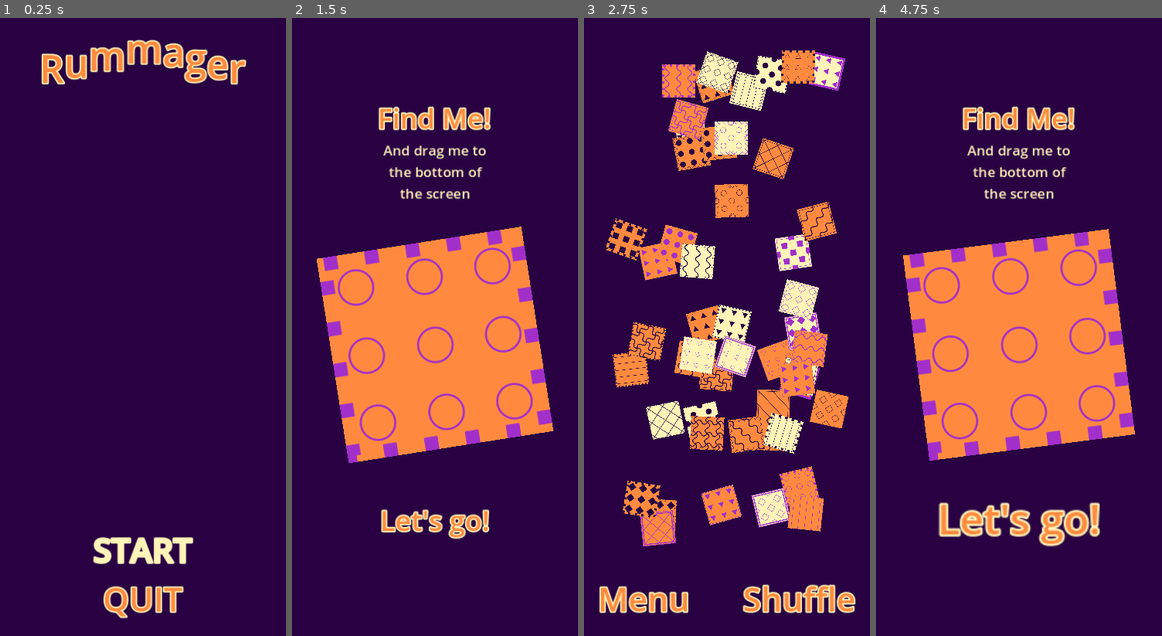
Above: before the commit, frames 1-4 (left to right).
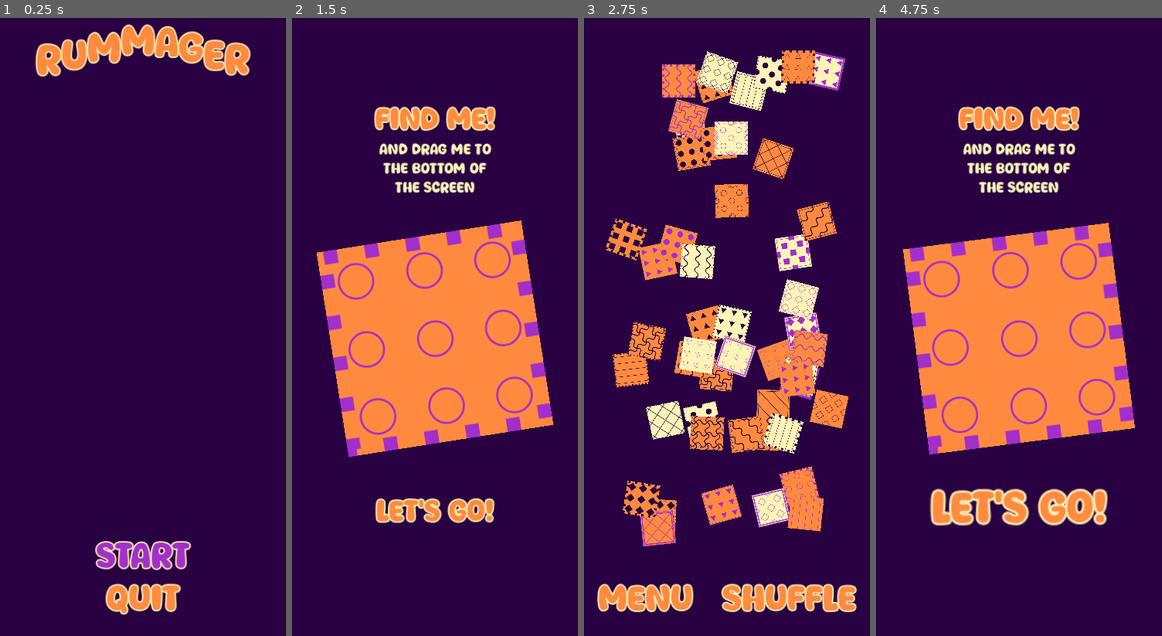
Above: after the commit, the same moments.

Repository: magopian/rummager
Game: Godot game, scene res://start_menu.tscn
The game is run twice, just before and just after one commit, with the same random seed, the same clock (stepped at 60 frames per second) and the same inputs.
Inputs:
- Up to frame 1 (0.25 s): no input
- Up to frame 2 (1.5 s): click "START" at 0.5 s; click "Menu" at 1.25 s
- Up to frame 3 (2.75 s): click "Let's go!" at 2 s
- Up to frame 4 (4.75 s): click "Shuffle" at 2.75 s; click "Let's go!" at 3.5 s; click "Shuffle" at 4.25 s

The runs differ from the first frame. In frame 1, 6.4% of the frame differs, in the area x 12-88%, y 1-98%; in frame 2, 11%; in frame 3, 3.0%; in frame 4, 13%, in the area x 9-91%, y 14-86%.

Commit message:
Better font

Diff:
--- a/game.tscn
+++ b/game.tscn
@@ -90,10 +90,10 @@
 unique_name_in_owner = true
 layout_mode = 2
 focus_neighbor_top = NodePath("../ShuffleButton")
-theme_override_colors/font_hover_pressed_color = Color(1, 0.956863, 0.721569, 1)
-theme_override_colors/font_hover_color = Color(1, 0.956863, 0.721569, 1)
-theme_override_colors/font_pressed_color = Color(1, 0.956863, 0.721569, 1)
-theme_override_colors/font_focus_color = Color(1, 0.956863, 0.721569, 1)
+theme_override_colors/font_hover_pressed_color = Color(0.635294, 0.184314, 0.788235, 1)
+theme_override_colors/font_hover_color = Color(0.635294, 0.184314, 0.788235, 1)
+theme_override_colors/font_pressed_color = Color(0.635294, 0.184314, 0.788235, 1)
+theme_override_colors/font_focus_color = Color(0.635294, 0.184314, 0.788235, 1)
 theme_override_colors/font_color = Color(1, 0.545098, 0.25098, 1)
 theme_override_colors/font_outline_color = Color(1, 0.956863, 0.721569, 1)
 theme_override_constants/outline_size = 8
@@ -120,10 +120,10 @@
 unique_name_in_owner = true
 layout_mode = 2
 focus_neighbor_bottom = NodePath("../MenuButton")
-theme_override_colors/font_hover_pressed_color = Color(1, 0.956863, 0.721569, 1)
-theme_override_colors/font_hover_color = Color(1, 0.956863, 0.721569, 1)
-theme_override_colors/font_pressed_color = Color(1, 0.956863, 0.721569, 1)
-theme_override_colors/font_focus_color = Color(1, 0.956863, 0.721569, 1)
+theme_override_colors/font_hover_pressed_color = Color(0.635294, 0.184314, 0.788235, 1)
+theme_override_colors/font_hover_color = Color(0.635294, 0.184314, 0.788235, 1)
+theme_override_colors/font_pressed_color = Color(0.635294, 0.184314, 0.788235, 1)
+theme_override_colors/font_focus_color = Color(0.635294, 0.184314, 0.788235, 1)
 theme_override_colors/font_color = Color(1, 0.545098, 0.25098, 1)
 theme_override_colors/font_outline_color = Color(1, 0.956863, 0.721569, 1)
 theme_override_constants/outline_size = 8
@@ -202,6 +202,10 @@
 pivot_offset = Vector2(200, 55)
 size_flags_horizontal = 4
 size_flags_vertical = 4
+theme_override_colors/font_hover_pressed_color = Color(0.635294, 0.184314, 0.788235, 1)
+theme_override_colors/font_hover_color = Color(0.635294, 0.184314, 0.788235, 1)
+theme_override_colors/font_pressed_color = Color(0.635294, 0.184314, 0.788235, 1)
+theme_override_colors/font_focus_color = Color(0.635294, 0.184314, 0.788235, 1)
 theme_override_colors/font_color = Color(1, 0.545098, 0.25098, 1)
 theme_override_colors/font_outline_color = Color(1, 0.956863, 0.721569, 1)
 theme_override_constants/outline_size = 8
@@ -255,6 +259,10 @@
 pivot_offset = Vector2(105, 55)
 size_flags_horizontal = 4
 size_flags_vertical = 4
+theme_override_colors/font_hover_pressed_color = Color(0.635294, 0.184314, 0.788235, 1)
+theme_override_colors/font_hover_color = Color(0.635294, 0.184314, 0.788235, 1)
+theme_override_colors/font_pressed_color = Color(0.635294, 0.184314, 0.788235, 1)
+theme_override_colors/font_focus_color = Color(0.635294, 0.184314, 0.788235, 1)
 theme_override_colors/font_color = Color(0.160784, 0.00392157, 0.262745, 1)
 theme_override_colors/font_outline_color = Color(1, 0.956863, 0.721569, 1)
 theme_override_constants/outline_size = 8
@@ -320,6 +328,10 @@
 pivot_offset = Vector2(102, 52)
 size_flags_horizontal = 4
 size_flags_vertical = 4
+theme_override_colors/font_hover_pressed_color = Color(1, 0.545098, 0.25098, 1)
+theme_override_colors/font_hover_color = Color(1, 0.545098, 0.25098, 1)
+theme_override_colors/font_pressed_color = Color(1, 0.545098, 0.25098, 1)
+theme_override_colors/font_focus_color = Color(1, 0.545098, 0.25098, 1)
 theme_override_colors/font_color = Color(1, 0.956863, 0.721569, 1)
 theme_override_colors/font_outline_color = Color(0.635294, 0.184314, 0.788235, 1)
 theme_override_constants/outline_size = 8
--- a/project.godot
+++ b/project.godot
@@ -24,6 +24,10 @@
 window/stretch/mode="canvas_items"
 window/stretch/aspect="expand"
 
+[gui]
+
+theme/custom_font="res://Socafe/Socafe.ttf"
+
 [rendering]
 
 renderer/rendering_method="mobile"
--- a/start_menu.tscn
+++ b/start_menu.tscn
@@ -57,10 +57,10 @@
 unique_name_in_owner = true
 layout_mode = 2
 focus_neighbor_top = NodePath("../QuitButton")
-theme_override_colors/font_hover_pressed_color = Color(1, 0.956863, 0.721569, 1)
-theme_override_colors/font_hover_color = Color(1, 0.956863, 0.721569, 1)
-theme_override_colors/font_pressed_color = Color(1, 0.956863, 0.721569, 1)
-theme_override_colors/font_focus_color = Color(1, 0.956863, 0.721569, 1)
+theme_override_colors/font_hover_pressed_color = Color(0.635294, 0.184314, 0.788235, 1)
+theme_override_colors/font_hover_color = Color(0.635294, 0.184314, 0.788235, 1)
+theme_override_colors/font_pressed_color = Color(0.635294, 0.184314, 0.788235, 1)
+theme_override_colors/font_focus_color = Color(0.635294, 0.184314, 0.788235, 1)
 theme_override_colors/font_color = Color(1, 0.545098, 0.25098, 1)
 theme_override_colors/font_outline_color = Color(1, 0.956863, 0.721569, 1)
 theme_override_constants/outline_size = 8
@@ -82,10 +82,10 @@
 unique_name_in_owner = true
 layout_mode = 2
 focus_neighbor_bottom = NodePath("../StartButton")
-theme_override_colors/font_hover_pressed_color = Color(1, 0.956863, 0.721569, 1)
-theme_override_colors/font_hover_color = Color(1, 0.956863, 0.721569, 1)
-theme_override_colors/font_pressed_color = Color(1, 0.956863, 0.721569, 1)
-theme_override_colors/font_focus_color = Color(1, 0.956863, 0.721569, 1)
+theme_override_colors/font_hover_pressed_color = Color(0.635294, 0.184314, 0.788235, 1)
+theme_override_colors/font_hover_color = Color(0.635294, 0.184314, 0.788235, 1)
+theme_override_colors/font_pressed_color = Color(0.635294, 0.184314, 0.788235, 1)
+theme_override_colors/font_focus_color = Color(0.635294, 0.184314, 0.788235, 1)
 theme_override_colors/font_color = Color(1, 0.545098, 0.25098, 1)
 theme_override_colors/font_outline_color = Color(1, 0.956863, 0.721569, 1)
 theme_override_constants/outline_size = 8
Not shown, added: Socafe/More Info.txt
Binary file added: Socafe/Socafe.otf
Not shown, added: Socafe/Socafe.otf.import
Binary file added: Socafe/Socafe.ttf
Not shown, added: Socafe/Socafe.ttf.import
Not shown, added: Socafe/Read Me.pdf
